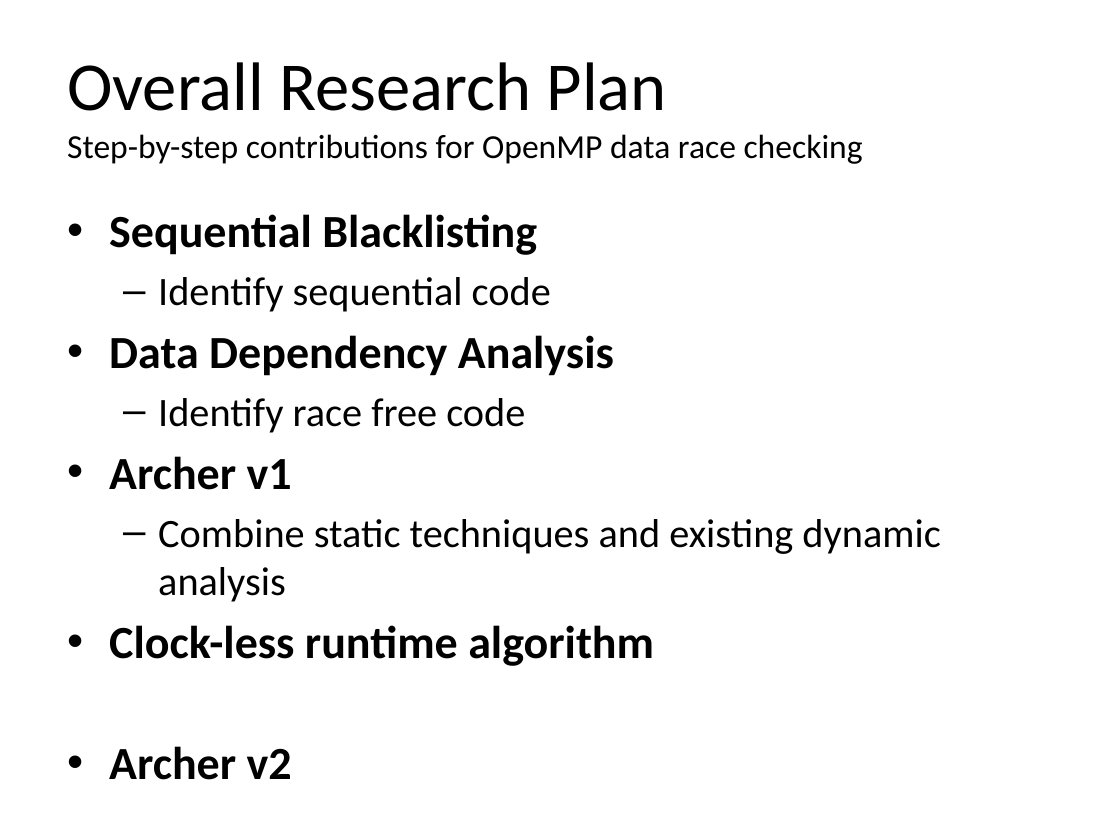
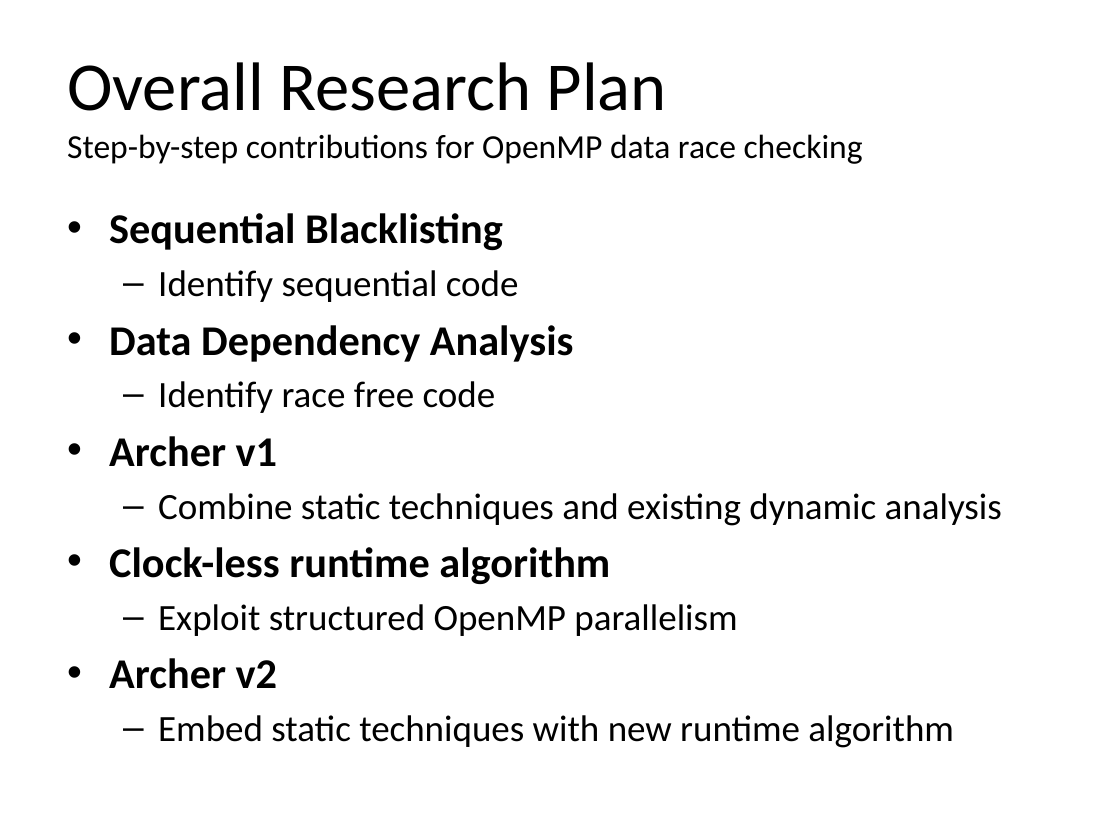
Before and after one commit to simoatze/oral_qualifier, a slide deck: slide 11 of presentation/presentation.pptx. Drawn at 1120x840 pixels with LibreOffice and Linux fonts; fonts in the diff are those of the drawing. Boxes give left, top, right and bottom in pixels: in the first picture for what was removed or moved away, otherwise in the second. Text is boxed around its words. In the diff, an @@ line names an element or a change of style, - is before the commit and + after.

Commit message:
work in progress presentation:

```diff
--- a/presentation/presentation.pptx
+++ b/presentation/presentation.pptx
@@ text at bbox=[109, 213, 1002, 689]: size 29.6 to 27.2 pt in "Sequential Blacklisting", "Data Dependency Analysis", "Archer v1", "Clock-less runtime algorithm" and 1 more places; size 25.9 to 23.8 pt in "Identify sequential code", "Identify race free code", "Combine static techniques and existing dynamic analysis" @@
@@ text at bbox=[158, 604, 737, 636]: paragraph added @@
+  – Exploit structured OpenMP parallelism
@@ text at bbox=[158, 715, 954, 748]: paragraph added @@
+  – Embed static techniques with new runtime algorithm
```
Also in this commit, not shown: 1 other slide changed, 2 slides added.
